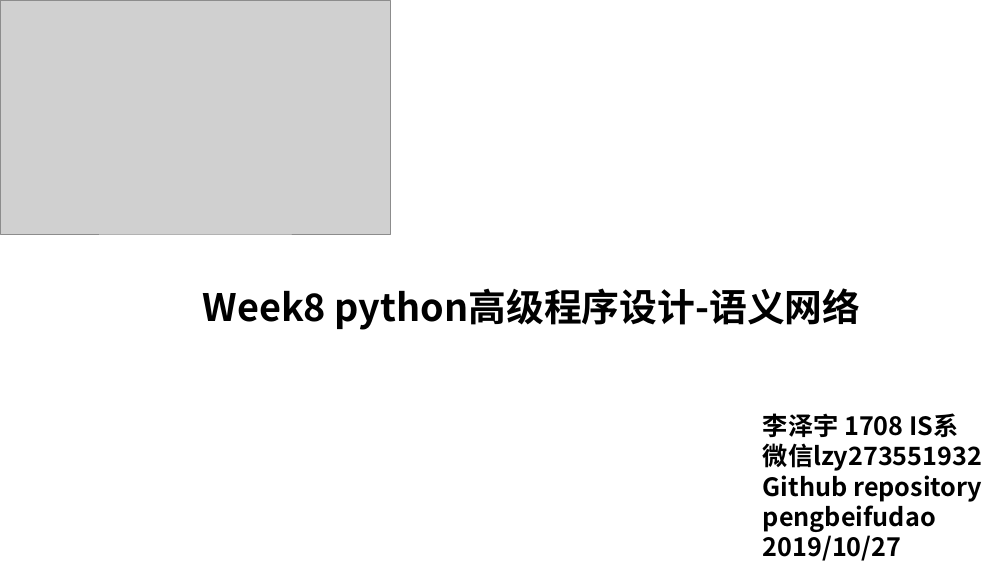
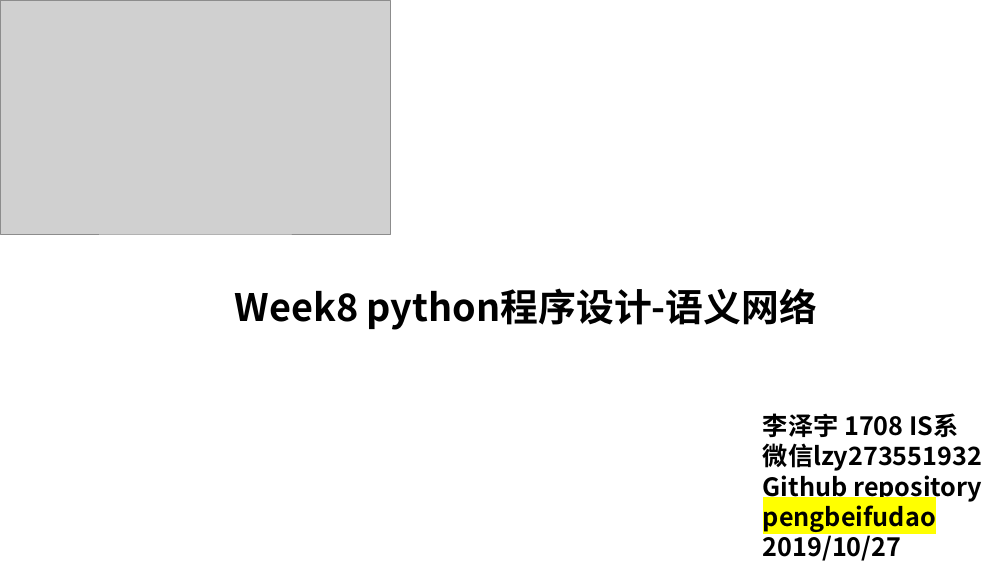
Before and after one commit to lizeyubuaa/pengbeifudao, a slide deck: slide 1 of week8/第八周语义网络.pptx. Drawn at 1008x567 pixels with LibreOffice and Linux fonts; fonts in the diff are those of the drawing; grey boxes stand for pictures. Boxes give left, top, right and bottom in pixels: in the first picture for what was removed or moved away, otherwise in the second. Text is boxed around its words. In the diff, an @@ line names an element or a change of style, - is before the commit and + after.

```diff
--- a/week8/第八周语义网络.pptx
+++ b/week8/第八周语义网络.pptx
@@ text at (235, 288, 817, 330): text changed @@
-Week8 python高级程序设计-语义网络
+Week8 python程序设计-语义网络
@@ text at (763, 505, 936, 532): highlight none to #FFFF00 in "pengbeifudao" @@
```
Also in this commit, not shown: 2 slides added, 7 other files.
